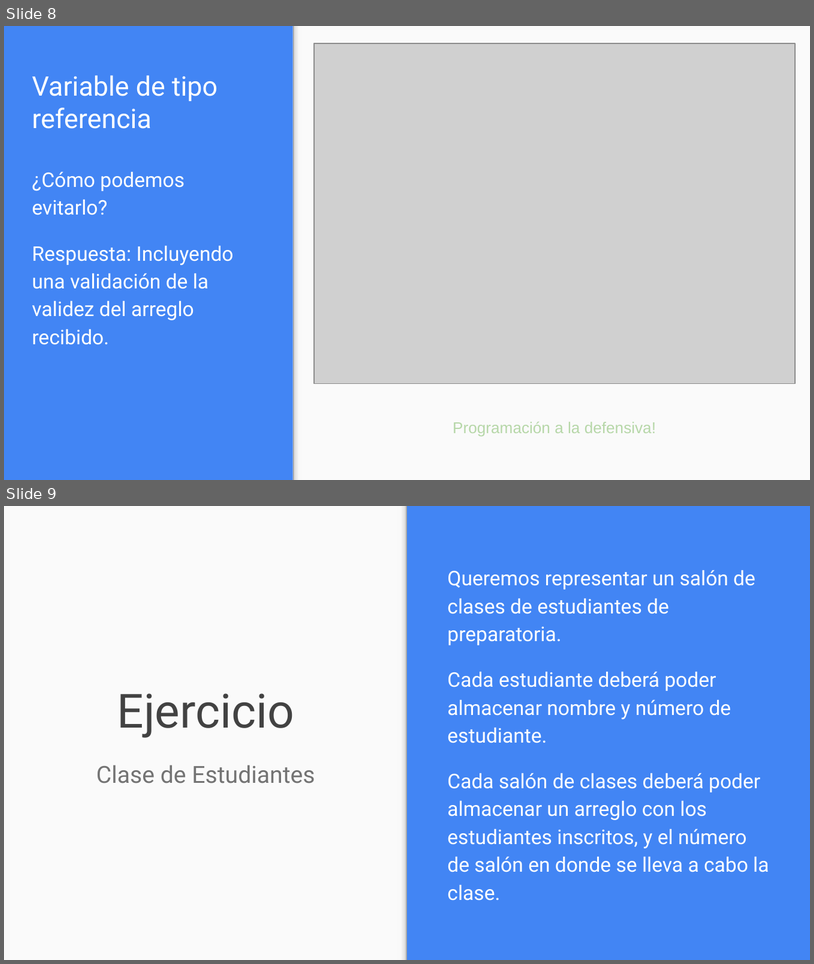
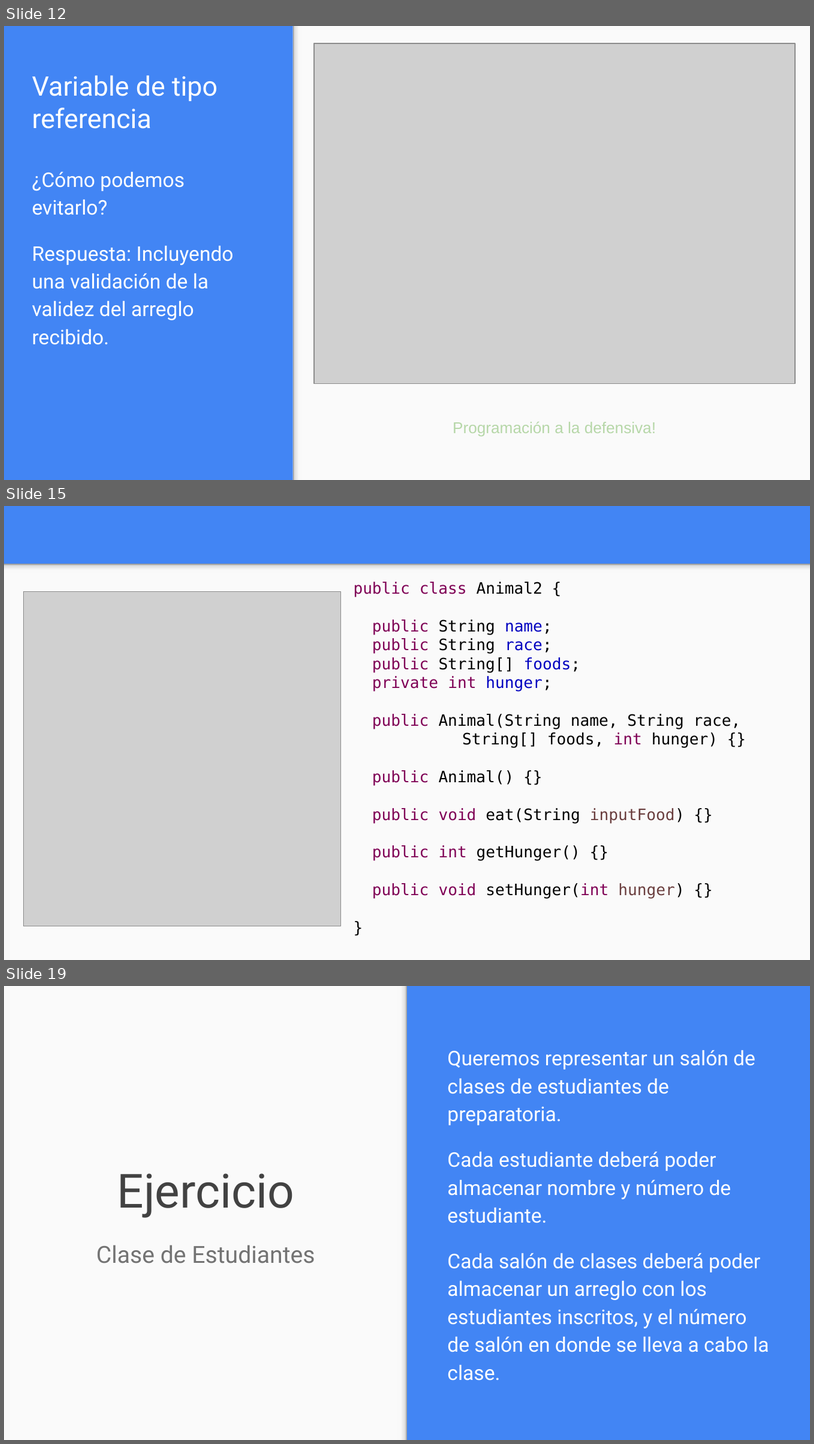
Before and after one commit to OMardil/INFO2, a slide deck: MOD05_Variables_tipo_referencia/01 Presentacion/INFO2_MOD05-Variables_Tipo_Referencia.pptx. Shown one above the other, each under a label of ours: slides 8 and 9 before the commit, slides 12, 15 and 19 after it; the slides between them are not shown. The pictures are 814x964 and 814x1444 pixels, drawn with LibreOffice and Linux fonts; fonts in the diff are those of the drawing; grey boxes stand for pictures. Boxes give left, top, right and bottom in pixels: in the first picture for what was removed or moved away, otherwise in the second. Text is boxed around its words. In the diff, an @@ line names an element or a change of style, - is before the commit and + after.

```diff
--- a/MOD05_Variables_tipo_referencia/01 Presentacion/INFO2_MOD05-Variables_Tipo_Referencia.pptx
+++ b/MOD05_Variables_tipo_referencia/01 Presentacion/INFO2_MOD05-Variables_Tipo_Referencia.pptx
@@ slide 15 added at [4, 506, 810, 960], background #4285F4 @@
@@ rectangle added at [4, 564, 810, 960], fill #FAFAFA @@
@@ rectangle added at [4, 564, 810, 574], fill gradient #F9F9F9 to #DEDEDE to #999999 @@
@@ picture added at [23, 591, 341, 925] @@
@@ text added at [354, 582, 741, 898], 14 pt, text #000000 @@
+public class Animal2 {
+public String name;
+public String race;
+public String[] foods;
+private int hunger;
+public Animal(String name, String race,
+String[] foods, int hunger) {}
+public Animal() {}
+public void eat(String inputFood) {}
+public int getHunger() {}
+public void setHunger(int hunger) {}
+}
@@ what was slide 8 is now slide 12 @@
@@ what was slide 9 is now slide 19 @@
```
Also in this commit, not shown: 5 slides changed, 10 other slides added, 1 slide removed, 14 other files.
